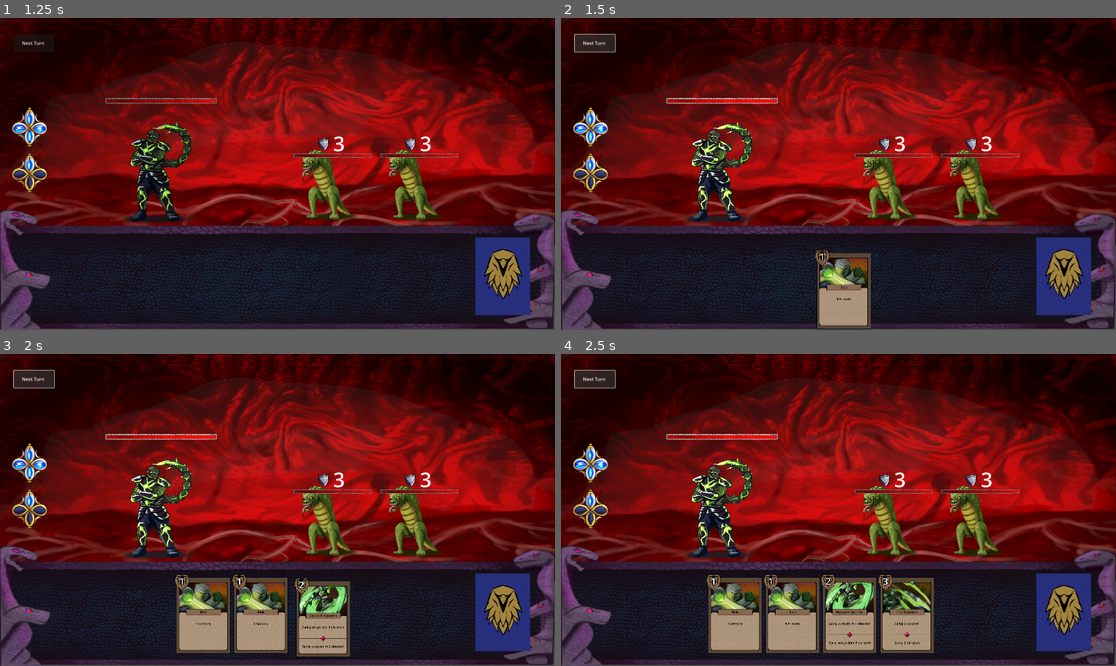
Above: before the commit, frames 1-4 (two rows, left to right).
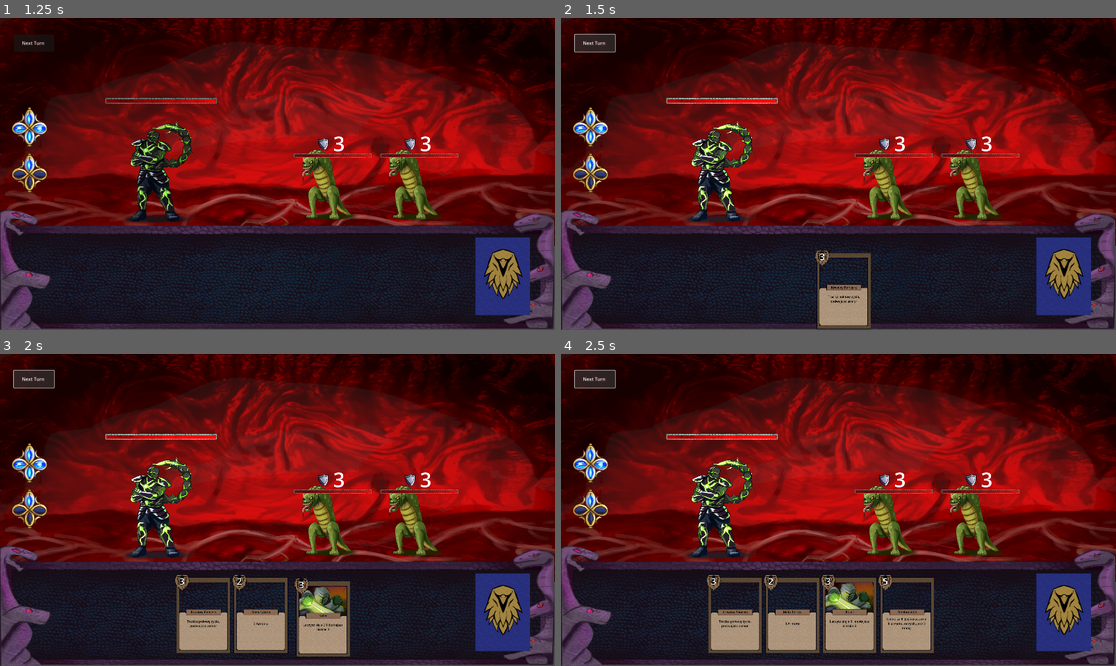
Above: after the commit, the same moments.

Repository: Szyrrogi/Sedoro
Game: Godot game, scene res://Scenes/main.tscn
The game is run twice, just before and just after one commit, with the same random seed, the same clock (stepped at 60 frames per second) and the same inputs. The engine's default icon, where the game draws it, is replaced by a stand-in: a white triangle on a blue panel in a dark square.
Inputs:
- Up to frame 1 (1.25 s): click "1" at 0.5 s
- Up to frame 2 (1.5 s): click "Next Turn" at 1.25 s
- Up to frame 3 (2 s): no input
- Up to frame 4 (2.5 s): click "Next Turn" at 2 s

Frame 1 is identical in both runs. In frame 2, 0.8% of the frame differs, in the area x 46-56%, y 75-92%; in frame 3, 2.3%; in frame 4, 3.0%, in the area x 27-67%, y 71-94%.

Commit message:
add new mechanics

Diff:
--- a/Scripts/CardDatabase.gd
+++ b/Scripts/CardDatabase.gd
@@ -1,4 +1,4 @@
-#Nazwa #Koszt #Art #Opis #(rodzaj, Opis2), na kogo,  efekt, co aktywuje
+#Nazwa #Koszt #Art #Opis #(rodzaj, Opis2), na kogo,  efekt, co aktywuje, rzadkość
 
 #0 - wybrany przeciwnik
 #1 - Na używajacego karty
@@ -6,22 +6,36 @@
 #3 - Losowy przecwnik
 
 const CARDS = {
-	0 : ["???", 2, "CiosPiescia", "Zadaj 4 obrażenia", [1,"Zdaj 2 obrażenia", [0,2]], 0, [0, 4],0],
-	1 : ["Blok", 1, "Blok", "4 Armora", [], 1, [1,4],0],
-	2 : ["Mega blok", 3, "Blok2", "8 Armora", [1,"3 Armora", [1,3]], 1, [1,8],0],
-	3 : ["Cios Ogonem", 3, "CiosOgonem", "Zadaj 6 obrażeń", [2,"Zadaj 2 obrażeń", [0,2]], 0, [0, 6],1],
-	4 : ["Cios Piescią", 2, "CiosPiescia", "Zadaj 3 obrażenia", [], 0, [0, 3],0],
-	5 : ["Zbieranie Aury", 2, "ZbieranieAury", "dobierz 2 karty", [1,"Dobierz Karte", [2,1]], 1, [2, 2],2],
-	6 : ["Wymach Ogonem", 2, "WymachOgonem", "Zadaj wszystkim 1 obrażeń", [2,"Zadaj wszystkim 2 obrażeń", [0,2]], 2, [0, 1],0],
-	7 : ["Mikstura Życia", 2, "Blok", "Zyskujesz Regenerację 3", [], 1, [4, 3], 0],
-	8 : ["Kolczasta Zbroja", 2, "Blok", "Zyskujesz Ciernie 3", [], 1, [5, 3], 0],
-
-	101 : ["Kęs", 2, "Art0", "", [], 0, [0, 3],0],
-	102 : ["ArmorUp", 2, "Art0", "", [], 1, [1, 3],0],
-}
+	0 : ["???", 2, "CiosPiescia", "Zadaj 4 obrażenia", [1,"Zdaj 2 obrażenia", [0,2]], 0, [0, 4],0,0],
+	1 : ["Blok", 1, "Blok", "4 Armora", [], 1, [1,4],0,0],
+	2 : ["Mega blok", 3, "Blok2", "8 Armora", [1,"3 Armora", [1,3]], 1, [1,8],0,0],
+	3 : ["Cios Ogonem", 3, "CiosOgonem", "Zadaj 6 obrażeń", [2,"Zadaj 2 obrażeń", [0,2]], 0, [0, 6],1,0],
+	4 : ["Cios Piescią", 2, "CiosPiescia", "Zadaj 3 obrażenia", [], 0, [0, 3],0,0],
+	5 : ["Zbieranie Aury", 2, "ZbieranieAury", "dobierz 2 karty", [1,"Dobierz Karte", [2,1]], 1, [2, 2],2,0],
+	6 : ["Wymach Ogonem", 2, "WymachOgonem", "Zadaj wszystkim 1 obrażeń", [2,"Zadaj wszystkim 2 obrażeń", [0,2]], 2, [0, 1],0,0],
+	7 : ["Kolec", 3,"Blok" , "Leczysz się o 3 i dostajesz ciernie 3", [], 1, [6,[3,3],[5,3]],0,1],
+	# NOWE KARTY
+	8 : ["Cierniowa zbroja", 4, "Blok1", "Otrzymujesz ciernie równe twojemu pancerzowi", [], 1, [7], 0, 0, 0],
+	9 : ["Uderzenie tarczą", 3, "Blok1", "Zadaj tyle obrażeń, ile masz armora", [], 0, [8], 0, 0, 0],
+	10: ["Krwawy Pancerz", 3, "Blok1", "Tracisz połowę życia, podwajasz armor", [], 1, [9], 0, 0, 0],
+	11: ["Wybuch Pancerza", 2, "Blok1", "Tracisz cały armor i zadajesz tyle obrażeń oponentom", [], 2, [10], 0, 0, 0],
+	12: ["Klątwa Ochronna", 1, "Blok1", "Do końca walki dobierasz 1 mniej karte i otrzymujesz 3 armora", [], 1, [11], 0, 0, 0],
+	13: ["Bastion", 3, "Blok1", "Dostajesz 15 armora (max 1 użycie na walkę)", [], 1, [1, 15], 0, 0, 1], # <--- Exhaust = 1
+	14: ["Mała Tarcza", 2, "Blok1", "3 Armora", [], 1, [1, 3], 0, 0, 0],
+	15: ["Kolczatka", 2, "Blok1", "Dostajesz 4 ciernie", [], 1, [5, 4], 0, 0, 0],
+	16: ["Mistrzowskie Combo", 3, "Blok1", "Jeżeli masz min 1 cierni, 1 pancerza, 1 regeneracji, uderz za 20", [], 0, [12, 20], 0, 0, 0],
+	17: ["Przełamanie", 5, "Blok1", "Uderz za 8. Jeśli masz min 8 armora, odzyskujesz 3 many.", [], 0, [13, 8, 8, 3], 0, 0, 0],
+	18: ["Kolczasty Cios", 2, "Blok1", "Zadaj 1 obrażeń i zyskaj 3 armora", [], 0, [6, [0, 1], [14, 3]], 0, 0, 0],
+	19: ["Zasłona", 3, "Blok1", "5 Armora i dobierz karte", [], 1, [6, [1, 5], [2, 1]], 0, 0, 0],
+	20: ["Osłabiający Cios", 1, "Blok1", "Nałóż 3 osłabienia na przeciwnika", [], 0, [15, 3], 0, 0, 0],
 
 
+	67 : ["Mikstura Życia", 2, "Blok", "Zyskujesz Regenerację 3", [], 1, [4, 3], 0,0],
+	68 : ["Kolczasta Zbroja", 2, "Blok", "Zyskujesz Ciernie 3", [], 1, [5, 3], 0,0],
 
+	101 : ["Kęs", 2, "Art0", "", [], 0, [0, 3],0,0],
+	102 : ["ArmorUp", 2, "Art0", "", [], 1, [1, 3],0,0],
+}
 
 
 # 0 - zadawanie obrażeń (0, 4) <-- 4 obrazenia
@@ -30,3 +44,4 @@
 # 3 - zadawanie obrażeń (3, 4) <-- 4 leczenia
 # 4 - Regeneracja (4, 3) <-- Nadaje 3 ładunki regeneracji
 # 5 - Ciernie (5, 3) <-- Nadaje 3 ładunki cierni
+# 6 - Łączenie efektów (6,(1,5),(2,1)) <-- łączy dwa efekty, 5 pancerza i draw
--- a/Scripts/Deck.gd
+++ b/Scripts/Deck.gd
@@ -3,7 +3,7 @@
 @export var card_scene: PackedScene
 @export var discard_ref: Node2D # PRZYPISZ TU DISCARD W INSPEKTORZE!
 
-var deck_data = [1,1,1,2,3,4,6,8,7] # Przykładowe dane startowe
+var deck_data = [1,1,7,8,9,10,11,12,13,14,15,16,17,18,19,20] # Przykładowe dane startowe
 var card_database_reference = preload("res://Scripts/CardDatabase.gd")
 
 
--- a/Scripts/GameManager.gd
+++ b/Scripts/GameManager.gd
@@ -169,12 +169,11 @@
 	if final_draw_count > 0:
 		print("Dobieram: ", final_draw_count, " kart.")
 		var new_cards = await deck.draw_cards(final_draw_count)
-
 		for card in new_cards:
 			hand.add_card(card)
 			await get_tree().create_timer(0.2).timeout
 	else:
-		print("Ręka pełna! Masz 5 kart, więc nic nie dostajesz.")
+		print("Nic nie dobierasz! (Ręka pełna lub redukcja dobierania)")
 
 	is_first_turn = false
 	current_state = State.PLAYER_ACTION
--- a/Scripts/character.gd
+++ b/Scripts/character.gd
@@ -6,6 +6,9 @@
 var current_armor: int
 var regeneration_stacks: int = 0
 var thorns_stacks: int = 0
+var weakness_stacks: int = 0
+var draw_reduction_stacks: int = 0
+@export var weakness_label: RichTextLabel
 @export var thorns_label: RichTextLabel
 @export var health_bar: TextureProgressBar
 @onready var hit_sound: AudioStreamPlayer2D = $HitSound
@@ -22,6 +25,10 @@
 func start_tunr():
 	print("")
 	#set_armor()
+
+	if weakness_stacks > 0:
+		weakness_stacks -= 1
+		set_weakness()
 
 	# --- LOGIKA REGENERACJI ---
 	if regeneration_stacks > 0:
@@ -77,33 +84,91 @@
 	set_thorns()
 
 func take(card):
-	print(card.effect)
-
-	if card.effect[0] == 0:
-		# Używamy get(), żeby bezpiecznie pobrać właściwość bez błędu, jeśli nie istnieje
-		var is_from_thorns = card.get("is_thorns") == true
-		take_damage(card.effect[1], is_from_thorns) # Przekazujemy flagę do take_damage
-
-	elif card.effect[0] == 1:
-		add_armor(card.effect[1])
-
-	elif card.effect[0] == 2: # NOWY EFEKT: Dobieranie kart
-		# Sprawdzamy czy postać otrzymująca efekt to Gracz
-		# Zwróć uwagę, czy Twój węzeł Gracza na scenie na pewno nazywa się "Player"
+	# Determine if 'card' is a Dictionary (with an 'effect' key) or a raw Array
+	var effect_data
+	var is_thorns = false
+
+	if card is Array:
+		effect_data = card
+	else:
+		effect_data = card.effect
+		is_thorns = card.get("is_thorns") == true
+
+	print(effect_data)
+
+	# Now use 'effect_data' instead of 'card.effect'
+	if effect_data[0] == 0:
+		take_damage(effect_data[1], is_thorns)
+
+	elif effect_data[0] == 1:
+		add_armor(effect_data[1])
+
+	elif effect_data[0] == 2:
 		if self.name == "Player" or self.is_in_group("Player"):
-			print("Gracz dobiera ", card.effect[1], " kart!")
-			draw_cards_for_player(card.effect[1])
-		else:
-			print("Przeciwnik używa karty dobierania, ale nie robi to na nim wrażenia.")
-
-	elif card.effect[0] == 3:
-		heal(card.effect[1])
-
-	elif card.effect[0] == 4:
-		add_regeneration(card.effect[1])
-
-	elif card.effect[0] == 5:
-		add_thorns(card.effect[1])
+			draw_cards_for_player(effect_data[1])
+
+	elif effect_data[0] == 3:
+		heal(effect_data[1])
+
+	elif effect_data[0] == 4:
+		add_regeneration(effect_data[1])
+
+	elif effect_data[0] == 5:
+		add_thorns(effect_data[1])
+
+	elif effect_data[0] == 6:
+		for i in range(1, effect_data.size()):
+			take(effect_data[i])
+
+	elif effect_data[0] == 7: # Otrzymujesz ciernie równe pancerzowi
+		add_thorns(current_armor)
+
+	elif effect_data[0] == 8: # Zadaj tyle obrażeń, ile masz armora
+		var game_manager = get_tree().root.find_child("GameManager", true, false)
+		if game_manager and game_manager.player:
+			take_damage(game_manager.player.current_armor)
+
+	elif effect_data[0] == 9: # Tracisz połowę życia, podwajasz armor
+		var hp_loss = int(current_health / 2)
+		current_health -= hp_loss
+		if health_bar: health_bar.value = current_health
+		add_armor(current_armor)
+
+	elif effect_data[0] == 10: # Utrata całego pancerza i zadanie takich obrażeń (Dla ataku AoE)
+		var game_manager = get_tree().root.find_child("GameManager", true, false)
+		if game_manager and game_manager.player:
+			var dmg = game_manager.player.current_armor
+			take_damage(dmg)
+			# Ponieważ ten atak trafia wielu wrogów, pancerz gracza zerujemy w CardManagerze
+
+	elif effect_data[0] == 11: # Dobierasz 1 mniej karte, 3 armora
+		var game_manager = get_tree().root.find_child("GameManager", true, false)
+		if game_manager and game_manager.player:
+			game_manager.player.draw_reduction_stacks += 1
+			game_manager.player.add_armor(3)
+
+	elif effect_data[0] == 12: # Kombinacja: jeśli min 1 cierni, 1 pancerz, 1 regen, uderz za X
+		var game_manager = get_tree().root.find_child("GameManager", true, false)
+		if game_manager and game_manager.player:
+			var p = game_manager.player
+			if p.thorns_stacks >= 1 and p.current_armor >= 1 and p.regeneration_stacks >= 1:
+				take_damage(effect_data[1])
+
+	elif effect_data[0] == 13: # Warunkowy zwrot many: Uderz za X. Jeśli armor >= Y, oddaj Z many.
+		take_damage(effect_data[1])
+		var game_manager = get_tree().root.find_child("GameManager", true, false)
+		if game_manager and game_manager.player:
+			if game_manager.player.current_armor >= effect_data[2]:
+				game_manager.mana += effect_data[3]
+				game_manager.mana_manager.set_mana(game_manager.mana)
+
+	elif effect_data[0] == 14: # Nadanie armora GRACZOWI podczas ataku na przeciwnika
+		var game_manager = get_tree().root.find_child("GameManager", true, false)
+		if game_manager and game_manager.player:
+			game_manager.player.add_armor(effect_data[1])
+
+	elif effect_data[0] == 15: # Nałóż osłabienie
+		add_weakness(effect_data[1])
 
 # Funkcja pomocnicza odnajdująca menadżera i dodająca karty do ręki
 func draw_cards_for_player(amount: int):
@@ -143,6 +208,18 @@
 
 	if current_health <= 0:
 		die()
+
+func set_weakness():
+	if not weakness_label: return
+	if weakness_stacks <= 0:
+		weakness_label.text = ""
+	else:
+		weakness_label.text = "[font_size=100][color=purple]" + str(weakness_stacks)
+
+func add_weakness(amount: int):
+	weakness_stacks += amount
+	print(self.name, " zyskuje Osłabienie! Aktualne ładunki: ", weakness_stacks)
+	set_weakness()
 
 func trigger_thorns():
 	print(self.name, " odpala Ciernie! Zadaje ", thorns_stacks, " obrażeń.")
